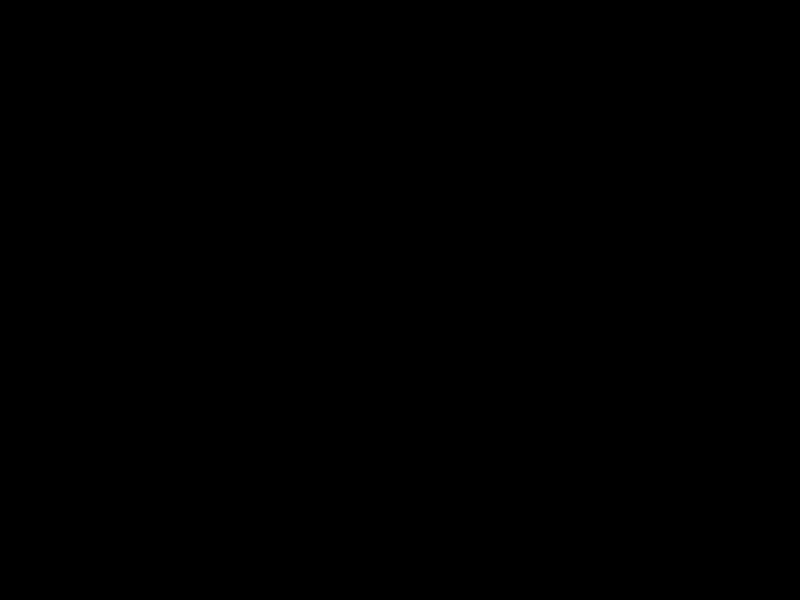
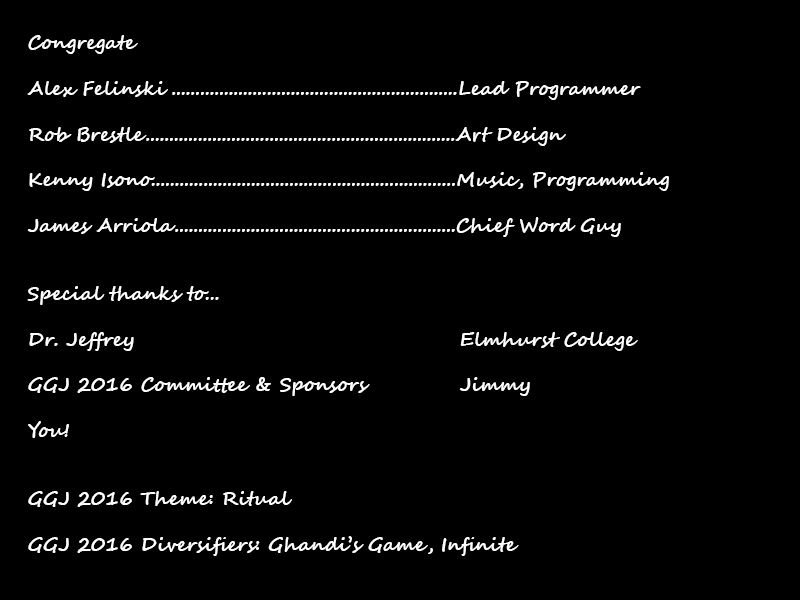
Revision of a layered 800x600 image; what changed, layer by layer:
hid "Layer 8" over box(27, 35, 669, 556)
added layer "Congregate Alex Felinski ....................................." above "Orders -WASD to move -SPACE or E to pick up and place Sigils" over box(27, 35, 669, 556)
showed "Layer 1" over box(27, 35, 669, 556)
